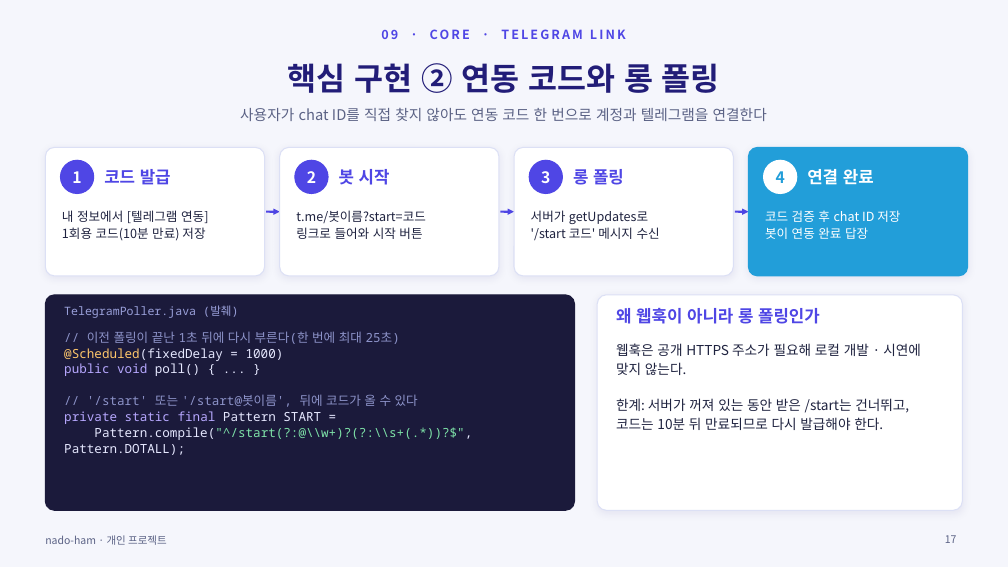
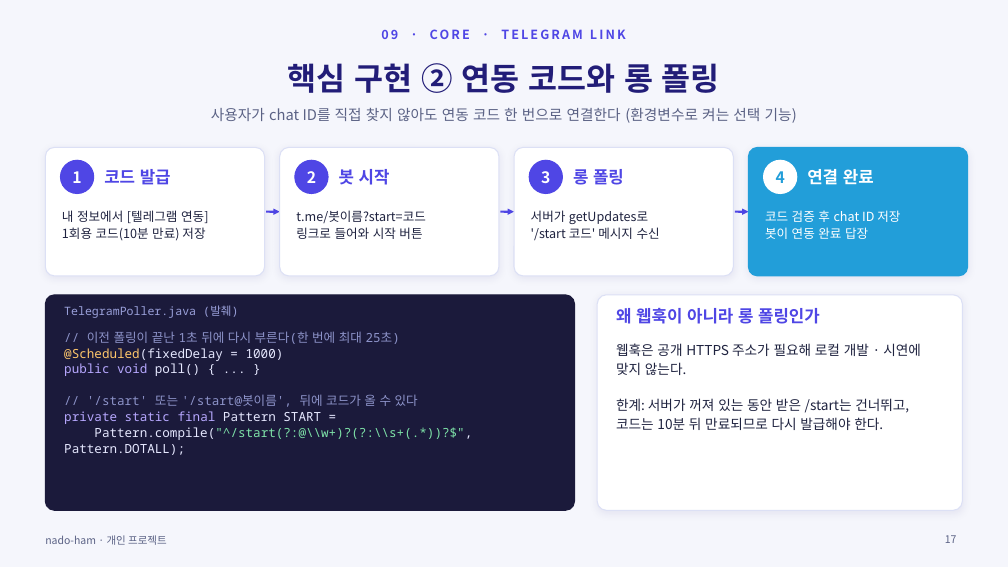
Before and after one commit to ho8566z/nado-ham_word, a slide deck: slide 17 of ppt_output/nado_ham.pptx. Drawn at 1008x567 pixels with LibreOffice and Linux fonts; fonts in the diff are those of the drawing. Boxes give left, top, right and bottom in pixels: in the first picture for what was removed or moved away, otherwise in the second. Text is boxed around its words. In the diff, an @@ line names an element or a change of style, - is before the commit and + after.

```diff
--- a/ppt_output/nado_ham.pptx
+++ b/ppt_output/nado_ham.pptx
@@ text at [211, 108, 797, 123]: text changed @@
-사용자가 chat ID를 직접 찾지 않아도 연동 코드 한 번으로 계정과 텔레그램을 연결한다
+사용자가 chat ID를 직접 찾지 않아도 연동 코드 한 번으로 연결한다 (환경변수로 켜는 선택 기능)
```
Also in this commit, not shown: 7 other slides changed, 1 other file.
